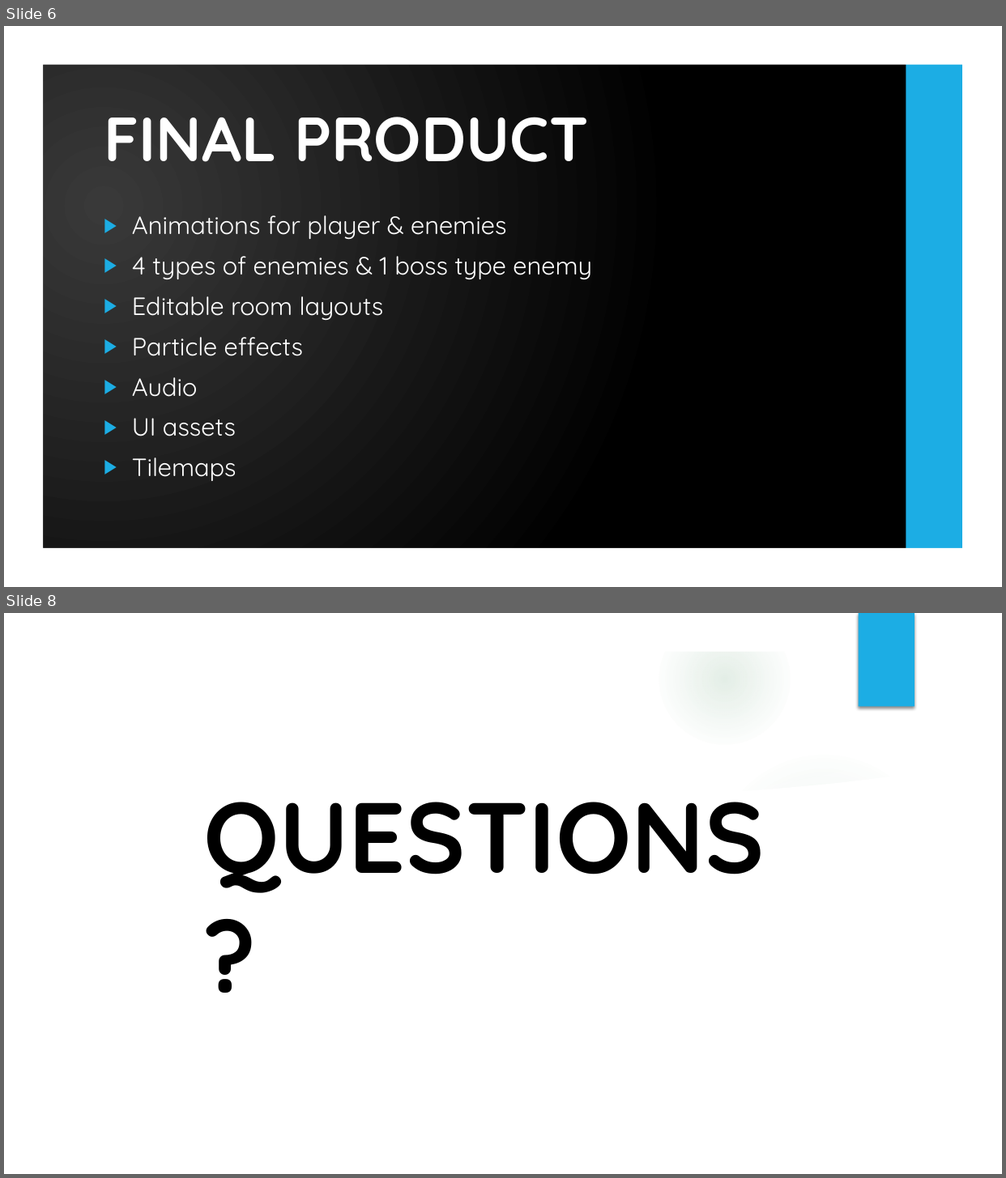
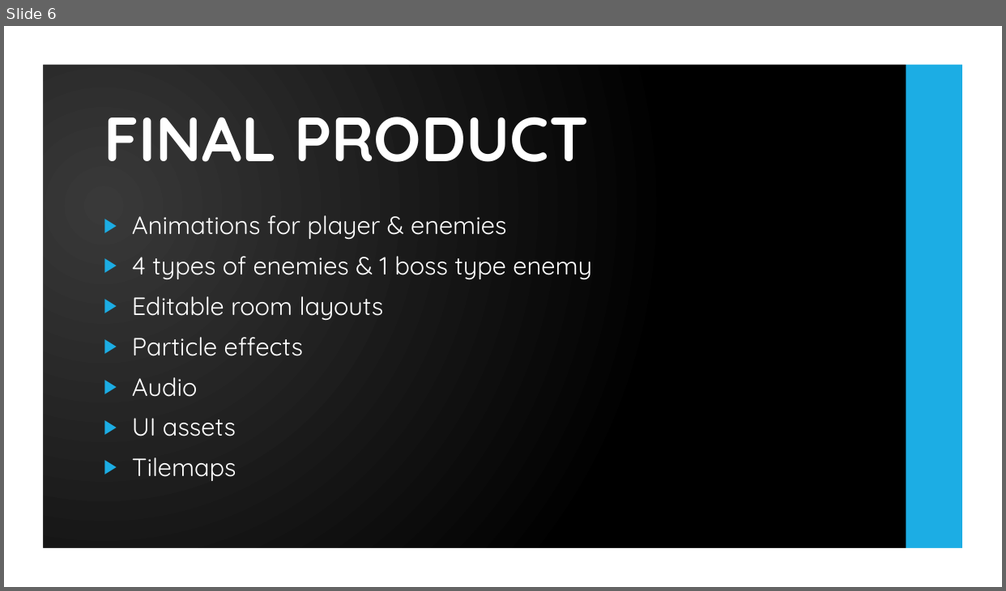
Before and after one commit to UoSGroupProjects1819/mgp-team-7, a slide deck: Demo Presentation/Demo Presentation.pptx. Shown one above the other, each under a label of ours: slides 6 and 8 before the commit, slide 6 after it; the slides between them are not shown. The pictures are 1006x1178 and 1006x591 pixels, drawn with LibreOffice and Linux fonts; fonts in the diff are those of the drawing; background and template pictures are left out. Boxes give left, top, right and bottom in pixels: in the first picture for what was removed or moved away, otherwise in the second. Text is boxed around its words. In the diff, an @@ line names an element or a change of style, - is before the commit and + after.

```diff
--- a/Demo Presentation/Demo Presentation.pptx
+++ b/Demo Presentation/Demo Presentation.pptx
@@ slide 8 removed at <box>4,613,1002,1174</box>, background picture (left out); not listed: 6 template elements that a slide beside it also shows @@
@@ freeform shape removed at <box>4,613,1002,1174</box> @@
@@ freeform shape removed at <box>698,738,971,820</box> @@
@@ freeform shape removed at <box>41,766,965,1137</box> @@
@@ title removed at <box>203,802,765,893</box> @@
-QUESTIONS?
```
Also in this commit, not shown: 2 slides changed.
